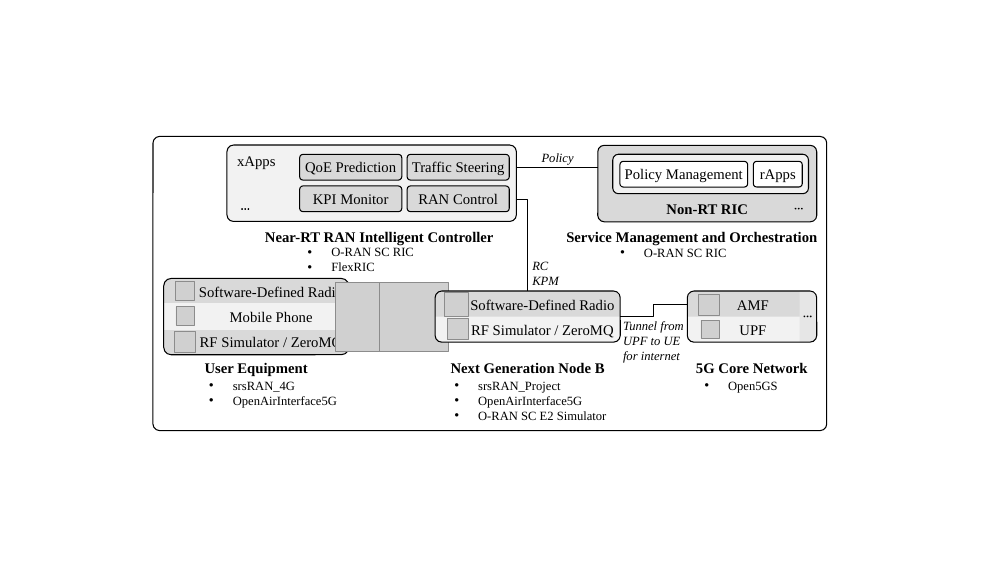
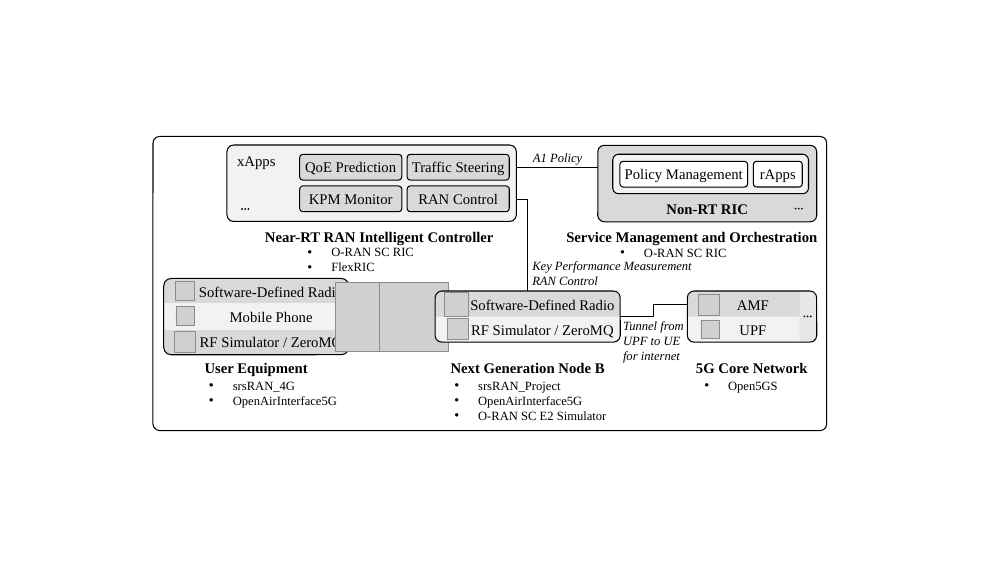
Before and after one commit to usnistgov/O-RAN-Testbed-Automation, a slide deck: slide 1 of RAN_Intelligent_Controllers/research/Diagrams.pptx. Drawn at 1008x567 pixels with LibreOffice and Linux fonts; fonts in the diff are those of the drawing; grey boxes stand for pictures. Boxes give left, top, right and bottom in pixels: in the first picture for what was removed or moved away, otherwise in the second. Text is boxed around its words. In the diff, an @@ line names an element or a change of style, - is before the commit and + after.

```diff
--- a/RAN_Intelligent_Controllers/research/Diagrams.pptx
+++ b/RAN_Intelligent_Controllers/research/Diagrams.pptx
@@ text at box(533, 153, 582, 165): text changed @@
-Policy
+A1 Policy
@@ text at box(309, 194, 392, 204): text changed @@
-KPI Monitor
+KPM Monitor
@@ text at box(532, 261, 692, 285): text changed @@
-RC
-KPM
+Key Performance Measurement
+RAN Control
```
Also in this commit, not shown: 4 other slides changed, 50 other files.
